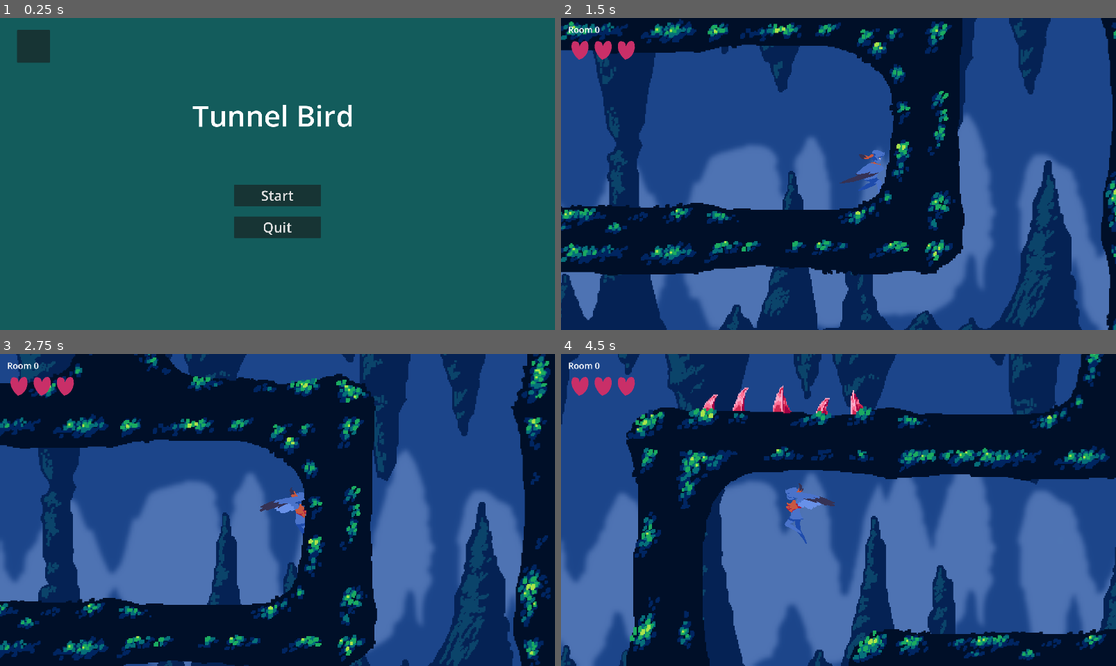
Above: before the commit, frames 1-4 (two rows, left to right).
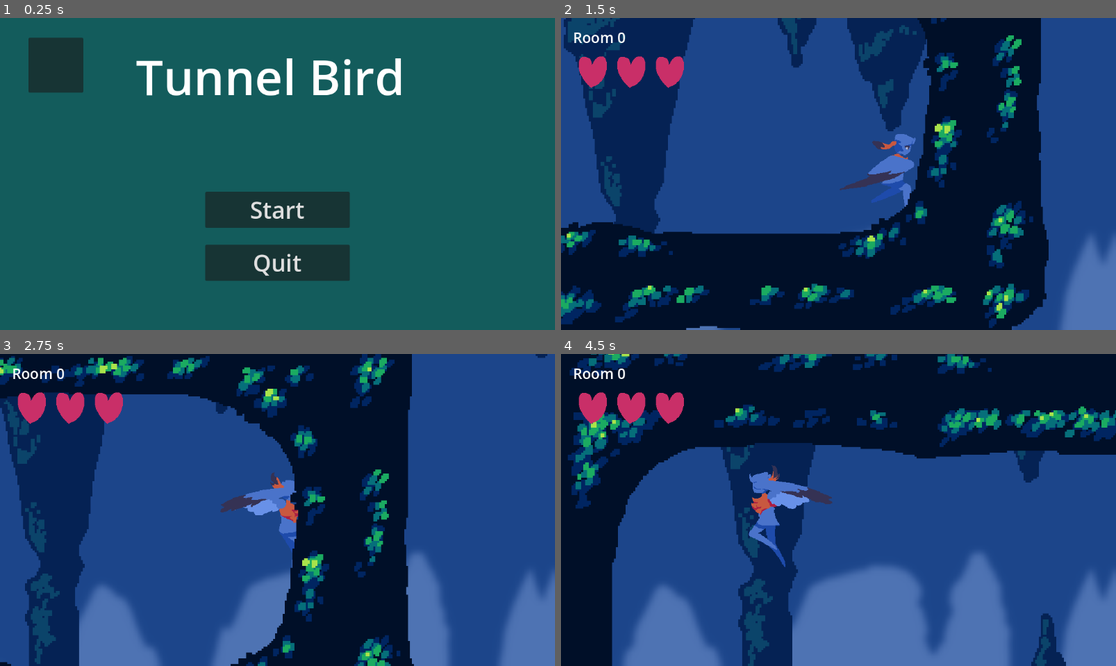
Above: after the commit, the same moments.

Repository: emeryplyler/Paths
Game: Godot game, scene res://title_scene/title.tscn
Two runs of this game, one before a commit and one after it. Both use one fixed random seed, a clock stepped at 60 frames per second and the inputs below.
Inputs:
- Up to frame 1 (0.25 s): no input
- Up to frame 2 (1.5 s): click "Start" at 0.5 s; hold D (Right) from 1.28 s (still down); hold Shift (Glide) from 1.28 s (still down)
- Up to frame 3 (2.75 s): keep holding D (Right); tap Space (Jump) at 1.52, 2.27 s; release Shift (Glide) at 2.03 s; tap Shift (Glide) at 2.1 s
- Up to frame 4 (4.5 s): release D (Right) at 2.78 s; hold Shift (Glide) 2.78-3.53 s; hold A (Left) from 2.78 s (still down); tap Shift (Glide) at 3.6 s; tap Space (Jump) at 3.77 s; hold Shift (Glide) from 4.28 s (still down)

The runs differ from the first frame. In frame 1, 10% of the frame differs, in the area x 3-73%, y 3-85%; in frame 2, 62%; in frame 3, 64%; in frame 4, 77%, in the area x 0-100%, y 0-100%.

Commit message:
player has health and can die

Diff:
--- a/main_game_scene/Maze.gd
+++ b/main_game_scene/Maze.gd
@@ -11,10 +11,10 @@
 
 const tile_size = 384
 const start_size = 5
-var width = 5
+var width = 5 # these will become larger over time
 var height = 5
 
-var passes: int = 0
+var passes: int = 0 # current score
 
 @export var Map: TileMap
 var map_layer = 0
@@ -22,10 +22,13 @@
 
 @export var Player: CharacterBody2D
 @export var Cam: Camera2D
-var player_health: int = 3
+var player_health: int = 3 # current health, init at 3
 
 @export var Portal: PackedScene # object takes player to next maze
 @export var passes_label: Label
+
+@export var BlackScreenAnimator: CanvasLayer
+@export var GameOverScreen: Control
 
 var current_portal_inst # will store reference to the portal spawned in
 
@@ -34,9 +37,12 @@
 				  Vector2(0, 1): S, Vector2(-1, 0): W}
 
 signal player_died
+signal player_respawn # used for playing the fade in animation after respawning
 
 # Called when the node enters the scene tree for the first time.
 func _ready():
+	BlackScreenAnimator.game_over.connect(_on_game_over) # signal sent from animator for timing death sequence
+	GameOverScreen.set_visible(false) # make sure game over screen is not showing
 	level_gen()
 
 # create a level
@@ -73,7 +79,7 @@
 		print("Position: ", pos)
 
 func destroy_portal():
-	call_deferred("remove_child", current_portal_inst) # godot gets mad if this isn't deferred also
+	call_deferred("remove_child", current_portal_inst) # godot gets mad if this isn't deferred
 	#remove_child(current_portal_inst)
 	current_portal_inst.queue_free()
 
@@ -164,23 +170,40 @@
 
 func _on_player_entered_portal():
 	passes += 1
+	Player.velocity = Vector2.ZERO # reset velocity
 	destroy_portal()
-	# TODO: do save data right here or something
 	level_gen()
 
 
 func _on_hazard_detector_body_entered(body):
 	# respawn player at start
 	player_health -= 1
-	player_died.emit()
-	# TODO: do we need an invincibility timer?
-
-
+	player_died.emit() # trigger animations
+	# NOTE: do we need an invincibility timer?
+
+# I think this is fires right after the first fade to black animation is finished?
+# The same time as the fade back in animation begins
 func _on_animation_player_animation_changed(old_name, new_name):
-	if player_health <= 0:
-		# go to game over screen
-		print("YOU DIED")
-	else:
-		Player.position = to_global(Map.map_to_local(starting_spot)) # teleport player to starting place
-		Player.get_node("Camera2D").reset_smoothing() # prevent camera from sliding over to player from prev pos
-		Player.velocity = Vector2.ZERO # no momentum
+	respawn_player()
+
+func _on_game_over():
+	GameOverScreen.set_visible(true) # time to do game over screen
+
+func _on_retry_button_up():
+	respawn_player()
+	player_health = 3
+	player_respawn.emit() # signal to animator to fade out the black screen
+	GameOverScreen.set_visible(false)
+	# reset level and score?
+	passes = 0
+	destroy_portal() # THIS PART IS IMPORTANT! reset portal location
+	level_gen()
+
+func respawn_player():
+	Player.position = to_global(Map.map_to_local(starting_spot)) # teleport player to starting place
+	Player.get_node("Camera2D").reset_smoothing() # prevent camera from sliding over to player from prev pos
+	Player.velocity = Vector2.ZERO # reset momentum
+
+
+func _on_title_screen_button_up():
+	get_tree().change_scene_to_file("res://title_scene/title.tscn")
--- a/main_game_scene/root.tscn
+++ b/main_game_scene/root.tscn
@@ -390,10 +390,10 @@
 offset_bottom = 206.0
 scale = Vector2(0.4, 0.4)
 texture = ExtResource("8_ixdf4")
+expand_mode = 1
 stretch_mode = 1
 
 [node name="GameOver" type="Control" parent="Player/Camera2D/CanvasLayer"]
-visible = false
 layout_mode = 3
 anchors_preset = 15
 anchor_right = 1.0
@@ -401,7 +401,7 @@
 grow_horizontal = 2
 grow_vertical = 2
 
-[node name="RichTextLabel" type="RichTextLabel" parent="Player/Camera2D/CanvasLayer/GameOver"]
+[node name="YouDied" type="RichTextLabel" parent="Player/Camera2D/CanvasLayer/GameOver"]
 layout_mode = 1
 anchors_preset = 8
 anchor_left = 0.5
@@ -417,21 +417,37 @@
 theme_override_font_sizes/normal_font_size = 51
 text = "You died"
 
-[node name="Button" type="Button" parent="Player/Camera2D/CanvasLayer/GameOver"]
+[node name="Retry" type="Button" parent="Player/Camera2D/CanvasLayer/GameOver"]
 layout_mode = 1
-anchors_preset = 7
+anchors_preset = 8
 anchor_left = 0.5
-anchor_top = 1.0
+anchor_top = 0.5
 anchor_right = 0.5
-anchor_bottom = 1.0
-offset_left = -132.0
-offset_top = -310.0
-offset_right = 133.0
-offset_bottom = -212.0
+anchor_bottom = 0.5
+offset_left = -132.5
+offset_top = 5.0
+offset_right = 132.5
+offset_bottom = 103.0
 grow_horizontal = 2
-grow_vertical = 0
+grow_vertical = 2
 theme_override_font_sizes/font_size = 32
 text = "Retry"
+
+[node name="TitleScreen" type="Button" parent="Player/Camera2D/CanvasLayer/GameOver"]
+layout_mode = 1
+anchors_preset = 8
+anchor_left = 0.5
+anchor_top = 0.5
+anchor_right = 0.5
+anchor_bottom = 0.5
+offset_left = -132.5
+offset_top = 150.0
+offset_right = 132.5
+offset_bottom = 248.0
+grow_horizontal = 2
+grow_vertical = 2
+theme_override_font_sizes/font_size = 32
+text = "Title Screen"
 
 [node name="WallJumpTimer" type="Timer" parent="Player"]
 wait_time = 0.13
@@ -471,13 +487,15 @@
 parameters/movement/transition_request = ""
 parameters/movement/current_index = 0
 
-[node name="Maze" type="Node2D" parent="." node_paths=PackedStringArray("Map", "Player", "Cam", "passes_label")]
+[node name="Maze" type="Node2D" parent="." node_paths=PackedStringArray("Map", "Player", "Cam", "passes_label", "BlackScreenAnimator", "GameOverScreen")]
 script = ExtResource("3_jxabw")
 Map = NodePath("TileMap")
 Player = NodePath("../Player")
 Cam = NodePath("../Player/Camera2D")
 Portal = ExtResource("4_ftpbv")
 passes_label = NodePath("../Player/Camera2D/CanvasLayer/Label")
+BlackScreenAnimator = NodePath("../Player/Camera2D/CanvasLayer")
+GameOverScreen = NodePath("../Player/Camera2D/CanvasLayer/GameOver")
 
 [node name="TileMap" type="TileMap" parent="Maze"]
 tile_set = ExtResource("5_hn2qt")
@@ -485,5 +503,7 @@
 layer_0/name = "Walls"
 
 [connection signal="animation_changed" from="Player/Camera2D/CanvasLayer/BlackScreen/AnimationPlayer" to="Maze" method="_on_animation_player_animation_changed"]
+[connection signal="button_up" from="Player/Camera2D/CanvasLayer/GameOver/Retry" to="Maze" method="_on_retry_button_up"]
+[connection signal="button_up" from="Player/Camera2D/CanvasLayer/GameOver/TitleScreen" to="Maze" method="_on_title_screen_button_up"]
 [connection signal="timeout" from="Player/WallJumpTimer" to="Player" method="_on_wall_jump_timer_timeout"]
 [connection signal="body_entered" from="Player/HazardDetector" to="Maze" method="_on_hazard_detector_body_entered"]
--- a/main_game_scene/scene_transitions.gd
+++ b/main_game_scene/scene_transitions.gd
@@ -7,15 +7,25 @@
 
 var heart_size: int
 
+signal game_over
+
 # Called when the node enters the scene tree for the first time.
 func _ready():
 	maze.player_died.connect(_on_player_died)
-	heart_size = 200
-	health_bar.size.x = heart_size * maze.player_health
-	# change health_bar.size.x to heart_size * health (3?)
+	maze.player_respawn.connect(_on_player_respawn)
+	heart_size = 200 # match this to width of heart sprite
+	health_bar.size.x = heart_size * maze.player_health # health bar init
 
 func _on_player_died():
 	animator.queue("fading_to_black")
+	health_bar.size.x = heart_size * maze.player_health
+	if maze.player_health <= 0:
+		game_over.emit()
+	else:
+		animator.queue("unfading")
+		 # update health bar
+
+func _on_player_respawn():
 	animator.queue("unfading")
 	health_bar.size.x = heart_size * maze.player_health
 
--- a/project.godot
+++ b/project.godot
@@ -14,11 +14,6 @@
 run/main_scene="res://title_scene/title.tscn"
 config/features=PackedStringArray("4.2", "Mobile")
 config/icon="res://icon.svg"
-
-[display]
-
-window/size/viewport_width=1920
-window/size/viewport_height=1080
 
 [input]
 
--- a/title_scene/title_menu.gd
+++ b/title_scene/title_menu.gd
@@ -6,16 +6,9 @@
 func _ready():
 	tree = get_tree()
 
-
-# Called every frame. 'delta' is the elapsed time since the previous frame.
-func _process(delta):
-	pass
-
-
 func _on_start_button_up():
 	#call_deferred("reset_scene")
 	tree.change_scene_to_file("res://main_game_scene/root.tscn")
-
 
 func _on_quit_button_up():
 	get_tree().root.propagate_notification(NOTIFICATION_WM_CLOSE_REQUEST)
